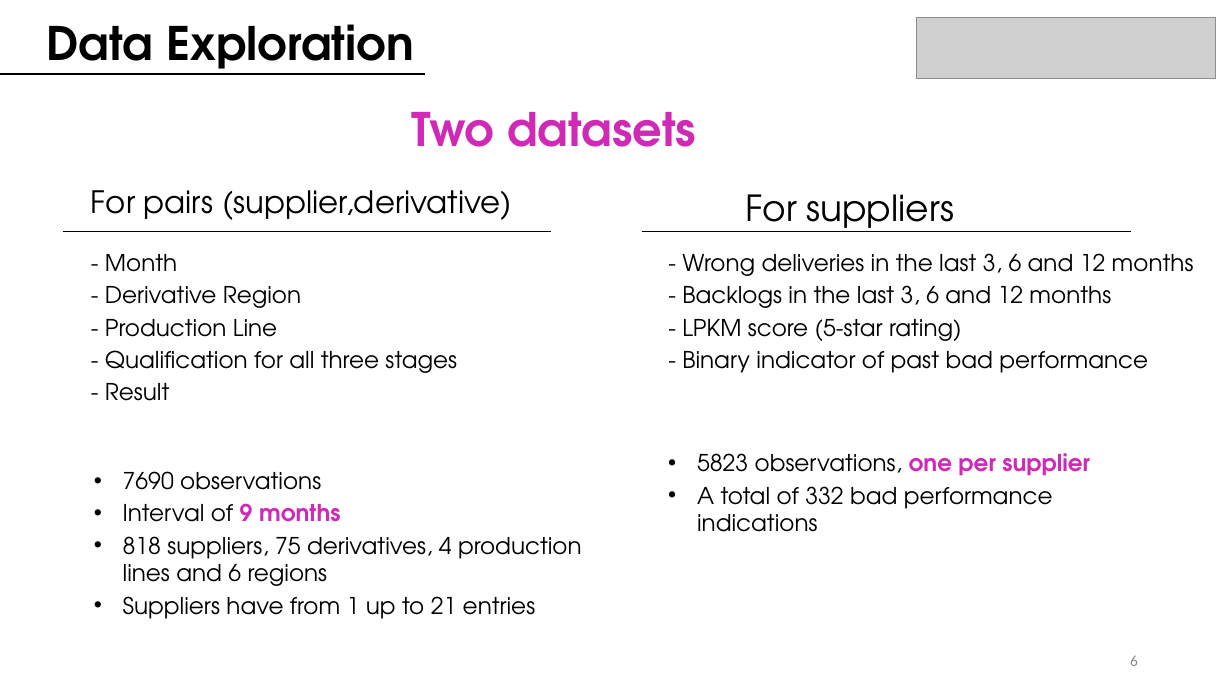
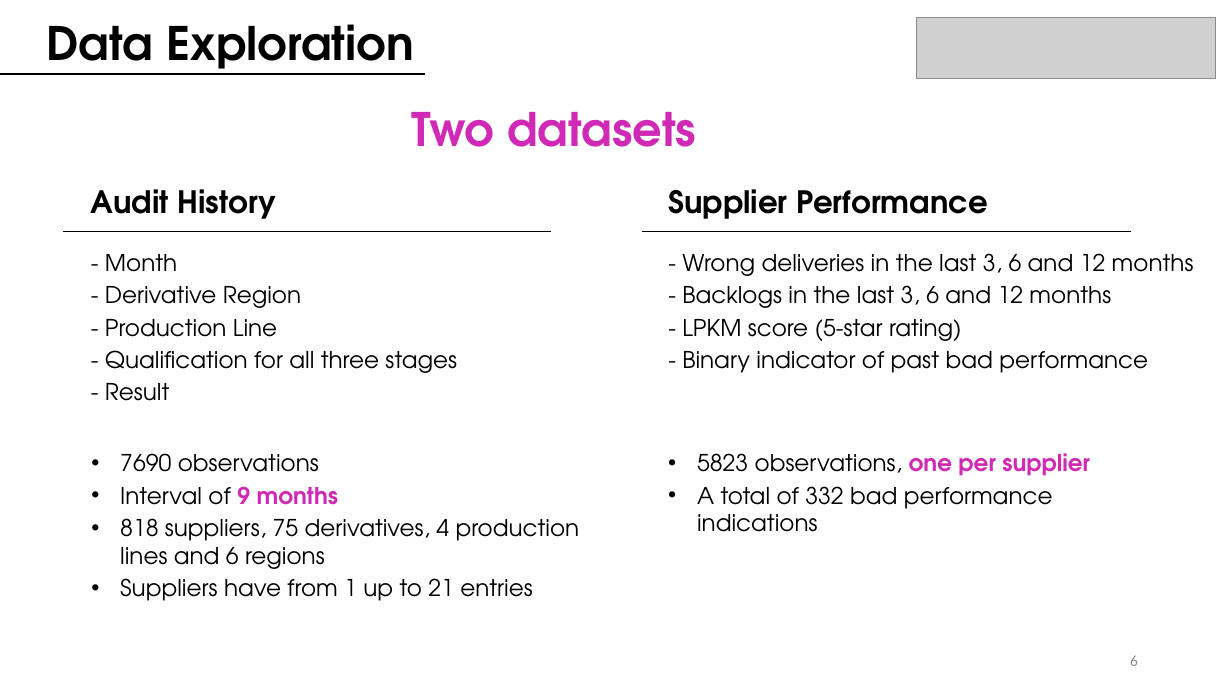
Before and after one commit to juanbeta98/DataScienceStudyCase, a slide deck: slide 7 of BMW ML Case Study.pptx. Drawn at 1232x693 pixels with LibreOffice and Linux fonts; fonts in the diff are those of the drawing; grey boxes stand for pictures. Boxes give left, top, right and bottom in pixels: in the first picture for what was removed or moved away, otherwise in the second. Text is boxed around its words. In the diff, an @@ line names an element or a change of style, - is before the commit and + after.

Commit message:
Presentation updates

```diff
--- a/BMW ML Case Study.pptx
+++ b/BMW ML Case Study.pptx
@@ text at bbox=[91, 189, 276, 219]: text changed; bold on @@
-For pairs (supplier,derivative)
+Audit History
@@ text at bbox=[668, 189, 988, 219]: text changed; size 28 to 24 pt; bold on @@
-For suppliers
+Supplier Performance
@@ text "7690 observations": place and size @@
-text "7690 observations" at bbox=[123, 471, 582, 619]
+text "7690 observations" at bbox=[120, 453, 580, 601]
```
Also in this commit, not shown: 2 other slides changed, 7 slides added, 1 slide removed, 2 other files.
